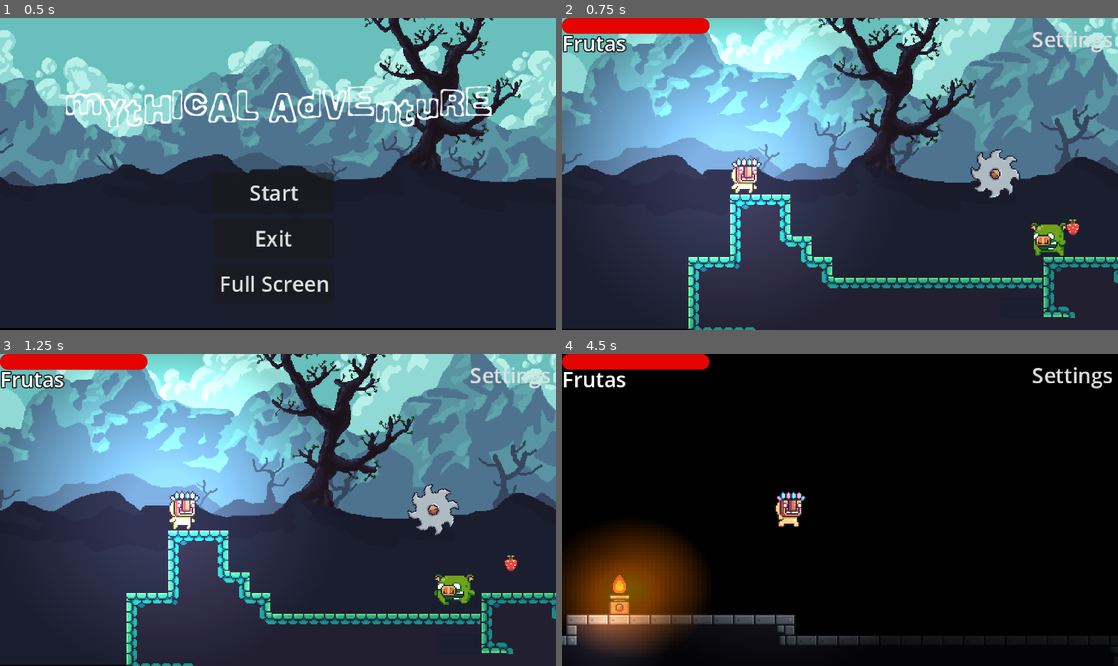
Above: before the commit, frames 1-4 (two rows, left to right).
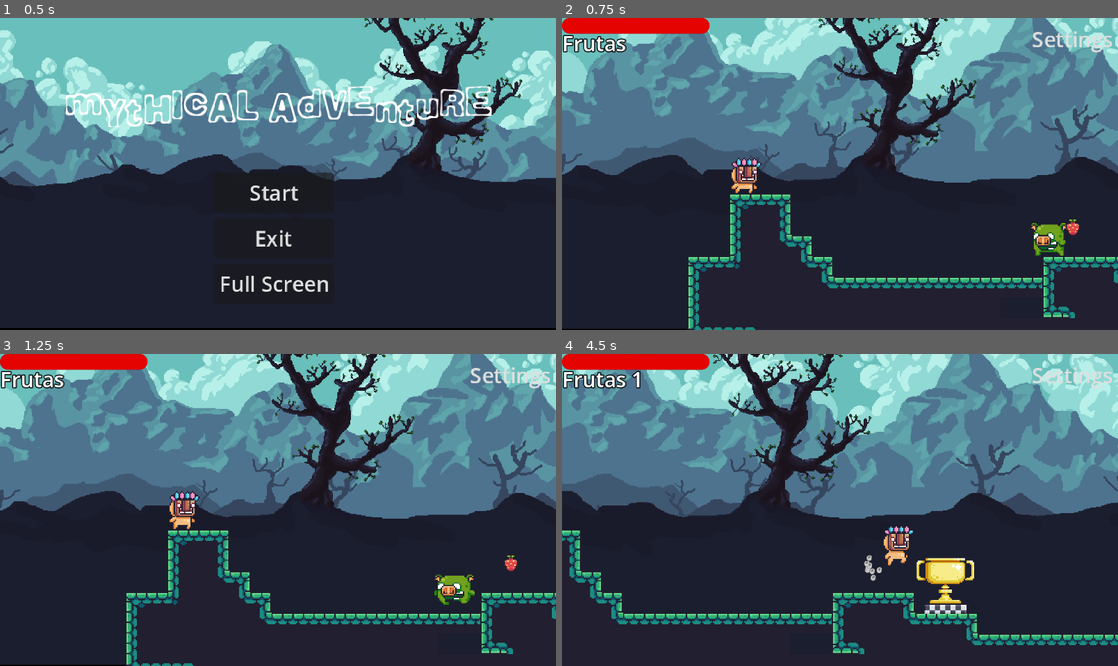
Above: after the commit, the same moments.

Repository: Contra-Maestre/MythicalAdventure
Game: Godot game, scene res://main_menu.tscn
Same seed, same stepped clock (60 frames per second), same inputs: the game is played once before the commit and once after it.
Inputs:
- Up to frame 1 (0.5 s): no input
- Up to frame 2 (0.75 s): click "Start" at 0.5 s
- Up to frame 3 (1.25 s): no input
- Up to frame 4 (4.5 s): hold Right (ui_right) 1.28-2.78 s; tap Up (ui_up) at 1.35, 1.52, 1.82, 2.1, 2.27, 2.57, 2.85, 3.6, 3.77, 4.07, 4.35 s; hold Left (ui_left) 2.78-3.53 s; hold Right (ui_right) from 3.53 s (still down)

Frame 1 is identical in both runs. In frame 2, 30% of the frame differs, in the area x 2-83%, y 2-97%; in frame 3, 30%; in frame 4, 97%, in the area x 0-100%, y 0-100%.
Error before the commit: Invalid call. Nonexistent function 'TakeDamage' in base 'CharacterBody2D (Player)'. (res://TrapsGame/saw.gd:33)

Commit message:
Maquina de estados con Match finalizada

Diff:
--- a/Player/player.gd
+++ b/Player/player.gd
@@ -4,6 +4,7 @@
 @export var speed : int = 12000
 var direction = 0.0
 const  gravity : float = 10.0
+var numJumps := 0
 @export var jumpForce : float = 250.0
 @export var damage : int = 1
 var life := 10:
@@ -22,69 +23,124 @@
 enum estados {NORMAL, HURT, PAUSE}
 var estadoActual = estados.NORMAL
 
+enum STATE {IDLE, RUN, INAIR, FALL, MOVINGAIR, MOVINGFALL}
+var state = STATE.IDLE
+
 func _ready() -> void:
 	$CanvasLayer/HPProgressBar.value = life
-	#lightPlayer.enabled = false
-	#PruebaAuto.player = self
+	lightPlayer.enabled = false
+	PruebaAuto.player = self
 	particlePlayer.emitting = false
-	#quitPopup.id_pressed.connect(quitSettings)
-#
-#func _physics_process(delta: float) -> void:
-	#if estadoActual == estados.NORMAL:
-		#NormalProces(delta)
-	#
-#
-#func NormalProces(delta):
-	#direction = Input.get_axis("ui_left", "ui_right")
-	#velocity.x = direction * speed * delta
-	#
-	#if direction != 0:
-		#aniPlayer.play("walk")
-	#else :
-		#aniPlayer.play("idle")
-	#
-	#spritePlayer.flip_h = direction < 0 if direction != 0 else spritePlayer.flip_h
-	#
-	#if is_on_floor() and Input.is_action_just_pressed("ui_up"):
-		#velocity.y -= jumpForce
-		#particlePlayer.emitting = true
-		#$AudioStreamPlayerJump.play()
-	#
-	#if !is_on_floor():
-		#velocity.y += gravity
-		#particlePlayer.emitting = false
-	#move_and_slide()
-	#
-#
-#func _process(delta: float) -> void:
-	#for ray in raycastdmg.get_children():
-		#if ray.is_colliding():
-			#var colision = ray.get_collider()
-			#if colision.is_in_group("enemigo"):
-				#if colision.has_method("takeDmg"):
-					#colision.takeDmg(damage)
-#
-#func actualizaInterfrazFrutas():
-	#frutaLabel.text = str(PruebaAuto.fruit)
-#
-#func TakeDamage(dmg):
-	#if estadoActual != estados.HURT:
-		#life -= dmg
-		#aniPlayer.play("hurt")
-		#$AudioStreamPlayerHurt.play()
-		#estadoActual = estados.HURT
-		#if life <= 0:
-			#Dead()
-#
-#func Dead():
-	#get_tree().reload_current_scene()
-#
-#
-#func _on_animation_player_animation_finished(anim_name: StringName) -> void:
-	#if anim_name == "hurt":
-		#estadoActual = estados.NORMAL
-#
-#func quitSettings(id):
-	#match (id):
-		#0:
-			#get_tree().quit()
+	quitPopup.id_pressed.connect(quitSettings)
+
+func _physics_process(delta: float) -> void:
+	if estadoActual == estados.NORMAL:
+		NormalProces(delta)
+
+
+func NormalProces(delta):
+	match state:
+		STATE.IDLE:
+			velocity.x = 0
+			aniPlayer.play("idle")
+
+			if Input.is_action_pressed("ui_left") or Input.is_action_pressed("ui_right"):
+				state = STATE.RUN
+			elif Input.is_action_just_pressed("ui_up") and is_on_floor():
+				state = STATE.INAIR
+			elif !is_on_floor():
+				state = STATE.FALL
+		STATE.RUN:
+			direction = Input.get_axis("ui_left", "ui_right")
+			VelocityInX(delta)
+			aniPlayer.play("walk")
+			SpriteRotation()
+
+			if Input.is_action_just_pressed("ui_up") and is_on_floor():
+				state = STATE.INAIR
+			elif  !Input.is_action_pressed("ui_left") and !Input.is_action_pressed("ui_right"):
+				state = STATE.IDLE
+			elif !is_on_floor():
+				state = STATE.FALL
+		STATE.INAIR:
+			numJumps = 1
+			JumpImpulse()
+
+			if !is_on_floor() and Input.is_action_pressed("ui_left") or Input.is_action_pressed("ui_right"):
+				state = STATE.MOVINGAIR
+			if !is_on_floor():
+				numJumps = 0
+				state = STATE.FALL
+			if Input.is_action_just_pressed("ui_up") and numJumps == 1:
+				JumpImpulse()
+		STATE.MOVINGAIR:
+			direction = Input.get_axis("ui_left", "ui_right")
+			VelocityInX(delta)
+			velocity.y += gravity
+			SpriteRotation()
+
+			if !Input.is_action_pressed("ui_left") and !Input.is_action_pressed("ui_right"):
+				state = STATE.INAIR
+			if !is_on_floor(): state = STATE.FALL
+		STATE.FALL:
+			velocity.y += gravity
+			particlePlayer.emitting = false
+
+			if !is_on_floor() and Input.is_action_pressed("ui_left") or Input.is_action_pressed("ui_right"):
+				state = STATE.MOVINGFALL
+			if is_on_floor():
+				numJumps = 0
+				state =STATE.IDLE
+		STATE.MOVINGFALL:
+			direction = Input.get_axis("ui_left", "ui_right")
+			VelocityInX(delta)
+			velocity.y += gravity
+			SpriteRotation()
+
+			if !Input.is_action_pressed("ui_left") and !Input.is_action_pressed("ui_right"):
+				state = STATE.FALL
+			if is_on_floor():
+				numJumps = 0
+				state =STATE.IDLE
+	move_and_slide()
+
+func SpriteRotation(): spritePlayer.flip_h = direction < 0 if direction != 0 else spritePlayer.flip_h
+
+func VelocityInX(delta): velocity.x = direction * speed * delta
+
+func JumpImpulse():
+	velocity.y -= jumpForce
+	aniPlayer.play("jump")
+	particlePlayer.emitting = true
+	$AudioStreamPlayerJump.play()
+
+func _process(delta: float) -> void:
+	for ray in raycastdmg.get_children():
+		if ray.is_colliding():
+			var colision = ray.get_collider()
+			if colision.is_in_group("enemigo"):
+				if colision.has_method("takeDmg"):
+					colision.takeDmg(damage)
+
+func actualizaInterfrazFrutas(): frutaLabel.text = str(PruebaAuto.fruit)
+
+func TakeDamage(dmg):
+	if estadoActual != estados.HURT:
+		life -= dmg
+		aniPlayer.play("hurt")
+		$AudioStreamPlayerHurt.play()
+		estadoActual = estados.HURT
+		if life <= 0:
+			Dead()
+
+func Dead(): get_tree().reload_current_scene()
+
+func quitSettings(id):
+	match (id):
+		0:
+			get_tree().quit()
+
+
+func _on_animation_player_animation_finished(anim_name: StringName) -> void:
+	if anim_name == "hurt":
+		estadoActual = estados.NORMAL
--- a/Player/player.tscn
+++ b/Player/player.tscn
@@ -1,16 +1,15 @@
-[gd_scene load_steps=22 format=3 uid="uid://dbfkq0jftfo14"]
+[gd_scene load_steps=21 format=3 uid="uid://dbfkq0jftfo14"]
 
 [ext_resource type="Script" uid="uid://b3ug3en601oxj" path="res://Player/player.gd" id="1_4ntmi"]
 [ext_resource type="Texture2D" uid="uid://bei7x67psb4c4" path="res://Assets_PixelAdventure/Main Characters/Mask Dude.png" id="1_l8h54"]
 [ext_resource type="Script" uid="uid://dlxw588k17dwo" path="res://Player/camera_2d.gd" id="3_btcbx"]
 [ext_resource type="Texture2D" uid="uid://ceua5kqu7imcg" path="res://PruebaParticulas/SaltoPrueba.png" id="3_k53q1"]
 [ext_resource type="LabelSettings" uid="uid://bblwdfro341x1" path="res://UI/GUILabel.tres" id="4_gwnis"]
-[ext_resource type="Script" uid="uid://dd0otyr1xitq6" path="res://Scripts/state_mobing_machine.gd" id="6_5htga"]
 [ext_resource type="AudioStream" uid="uid://ba2hxqf376lg" path="res://Assets_PixelAdventure/Sounds/Jump.ogg" id="6_vtle1"]
 [ext_resource type="AudioStream" uid="uid://bk01bmd5p2v58" path="res://Assets_PixelAdventure/Sounds/Hit.ogg" id="7_od3ui"]
 
 [sub_resource type="RectangleShape2D" id="RectangleShape2D_4ntmi"]
-size = Vector2(21, 26.5)
+size = Vector2(19, 26.5)
 
 [sub_resource type="Animation" id="Animation_gwnis"]
 length = 0.001
@@ -157,9 +156,7 @@
 [node name="Player" type="CharacterBody2D" groups=["player"]]
 collision_mask = 14
 script = ExtResource("1_4ntmi")
-
-[node name="StateMovingMachine" type="Node" parent="."]
-script = ExtResource("6_5htga")
+jumpForce = 200.0
 
 [node name="Sprite2D" type="Sprite2D" parent="."]
 texture = ExtResource("1_l8h54")
@@ -168,7 +165,7 @@
 frame = 1
 
 [node name="CollisionShape2D" type="CollisionShape2D" parent="."]
-position = Vector2(2, 2.25)
+position = Vector2(1.5, 2.25)
 shape = SubResource("RectangleShape2D_4ntmi")
 
 [node name="AnimationPlayer" type="AnimationPlayer" parent="."]
--- a/World/world.tscn
+++ b/World/world.tscn
@@ -12,7 +12,6 @@
 [ext_resource type="PackedScene" uid="uid://b5iohafcqafgc" path="res://World/finde_nivel.tscn" id="10_w47uh"]
 [ext_resource type="PackedScene" uid="uid://bp73sa1grvhri" path="res://Items/platform.tscn" id="11_lo5ox"]
 [ext_resource type="Script" uid="uid://do1x2t64a843r" path="res://World/fall_damage.gd" id="12_h2aik"]
-[ext_resource type="PackedScene" uid="uid://ddkq8icmdysac" path="res://TrapsGame/saw.tscn" id="13_0wqet"]
 
 [sub_resource type="TileSetAtlasSource" id="TileSetAtlasSource_j8job"]
 texture = ExtResource("2_8a836")
@@ -218,8 +217,5 @@
 position = Vector2(1995, 236.25)
 shape = SubResource("RectangleShape2D_0wqet")
 
-[node name="Saw" parent="." instance=ExtResource("13_0wqet")]
-position = Vector2(170, 0)
-
 [connection signal="TrueLight" from="FindeNivel" to="Player" method="_on_finde_nivel_true_light"]
 [connection signal="body_entered" from="FallDamage" to="FallDamage" method="_on_body_entered"]
Not shown: 1 places in World/world.tscn that only renumber resources
